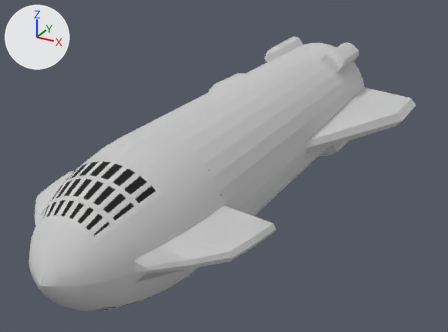
What one commit did to the FBX model Assets/Models/starship.FBX.
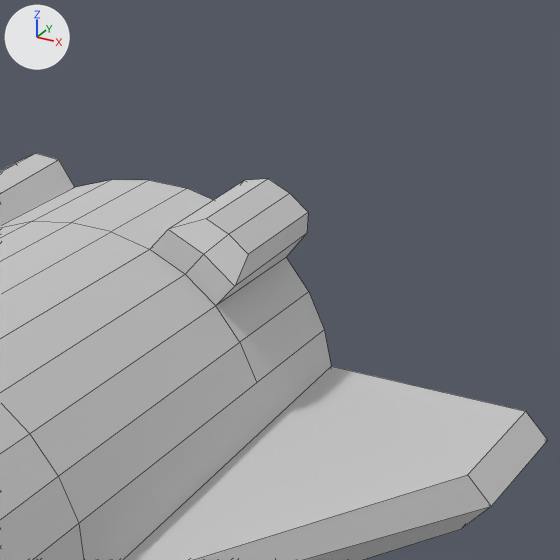
Each version is shown whole from a camera (50 mm lens) standing at (0.413, -0.581, 0.36) and looking at (-0.019, 0.204, -0.033), then close up on the part from 64% to 94% of the width and 0% to 40% of the height. Lighting does not change. The marker at upper left points along +X, +Y and +Z. The close-ups show mesh edges as thin lines. Where no turn or scale is listed for an object, it has been applied to the vertices.
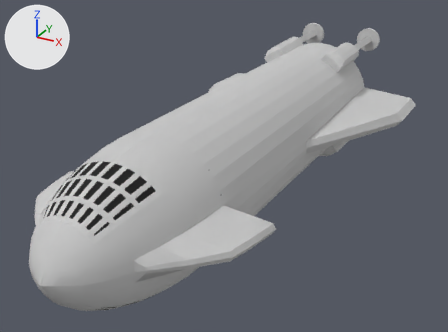
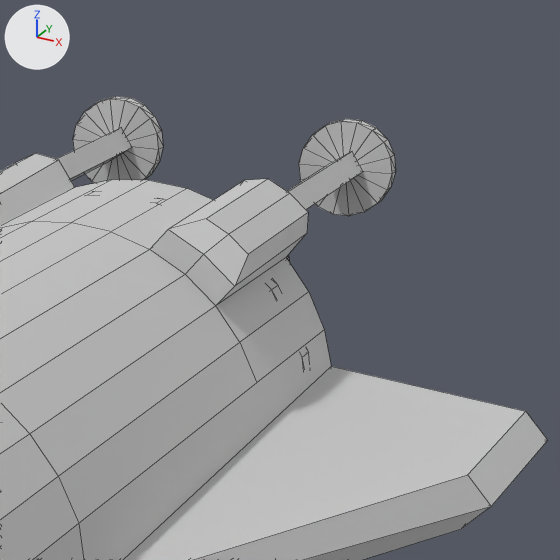
Boxes (x1, y1, x2, y2) around the edits, measured in the close-ups (560 x 560 px):
'Cylinder005', added
    after: (299, 119, 396, 216)
'Cylinder004', added
    after: (73, 96, 163, 183)
'Box257', added
    after: (287, 152, 363, 209)
'Box256', added
    after: (57, 128, 132, 181)

What changed in the scene script:
```text
Add mat_material__86:
    mat_material__86 = principled_material('Material #86')
    mat_material__86.base_color = (0.588, 0.588, 0.588)  # light grey #cacaca
    mat_material__86.roughness = 0.859
Add me_mesh_166:
    me_mesh_166.from_pydata([(0.0093, 0.0, -0.0005), (-0.0027, 0.0, -0.0089), (0.0027, 0.0, 0.0089), (-0.0093, 0.0, 0.0005), (0.0093, 0.1096, -0.0005), (-0.0027, 0.1096, -0.0089), (0.0027, 0.1096, 0.0089), (-0.0093, 0.1096, 0.0005)], [], [(0, 2, 3, 1), (4, 5, 7, 6), (0, 1, 5, 4), (1, 3, 7, 5), (3, 2, 6, 7), (2, 0, 4, 6)])
    me_mesh_166.materials.append(mat_material__86)  # light grey #cacaca
Add me_mesh_167:
    me_mesh_167.from_pydata(...)  # an 18-sided cylinder along y spanning x -0.0231..0.0231, y 0.0..0.007, z -0.0227..0.0227
    me_mesh_167.materials.append(mat_material__86)  # light grey #cacaca
Add ob_box256:
    ob_box256 = bpy.data.objects.new('Box256', me_mesh_166)
    ob_box256.location = (-0.0592, 0.5579, 0.0863)
Add ob_cylinder004:
    ob_cylinder004 = bpy.data.objects.new('Cylinder004', me_mesh_167)
    ob_cylinder004.location = (-0.0592, 0.6676, 0.0863)
Add ob_box257:
    ob_box257 = bpy.data.objects.new('Box257', me_mesh_166.copy())
    ob_box257.location = (0.0599, 0.5579, 0.0863)
Add ob_cylinder005:
    ob_cylinder005 = bpy.data.objects.new('Cylinder005', me_mesh_167.copy())
    ob_cylinder005.location = (0.0599, 0.6676, 0.0863)
```
